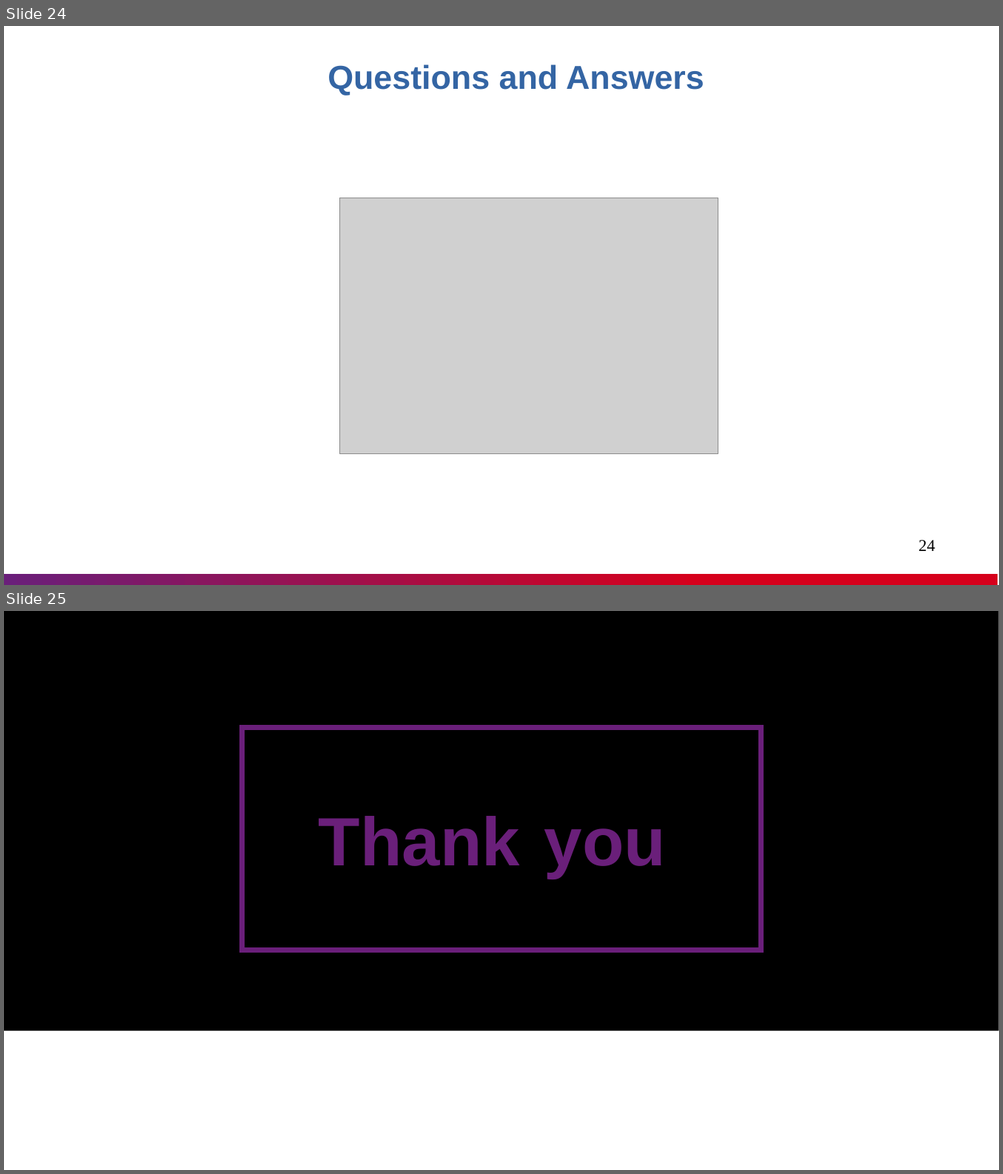
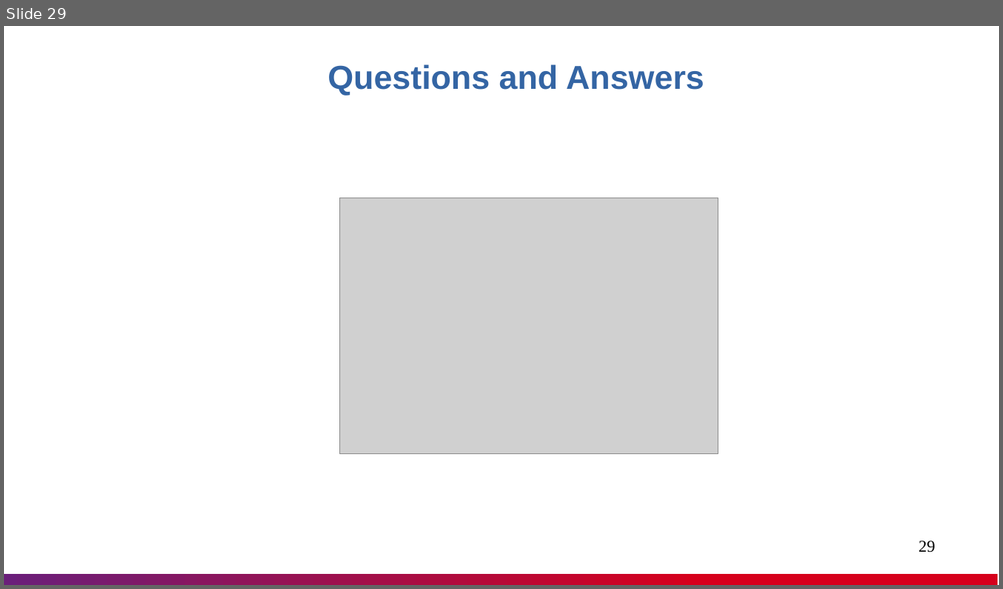
Before and after one commit to nashtech-garage/azure-devops-ci-cd, a slide deck: helm/documents/Helm_Knowledge_Sharing.pptx. Shown one above the other, each under a label of ours: slides 24 and 25 before the commit, slide 29 after it. The pictures are 1003x1174 and 1003x589 pixels, drawn with LibreOffice and Linux fonts; fonts in the diff are those of the drawing; grey boxes stand for pictures; background and template pictures are left out. Boxes give left, top, right and bottom in pixels: in the first picture for what was removed or moved away, otherwise in the second. Text is boxed around its words. In the diff, an @@ line names an element or a change of style, - is before the commit and + after.

```diff
--- a/helm/documents/Helm_Knowledge_Sharing.pptx
+++ b/helm/documents/Helm_Knowledge_Sharing.pptx
@@ slide 25 removed at (x1=4, y1=611, x2=999, y2=1170), background #FFFFFF @@
@@ rectangle removed at (x1=4, y1=611, x2=999, y2=1031) @@
@@ rectangle removed at (x1=242, y1=728, x2=760, y2=951) @@
@@ text removed at (x1=318, y1=816, x2=666, y2=878) @@
-Thank you
@@ what was slide 24 is now slide 29 @@
@@ page number at (x1=918, y1=541, x2=934, y2=553): text changed @@
-24
+29
```
Also in this commit, not shown: 16 slides changed, 6 slides added.
